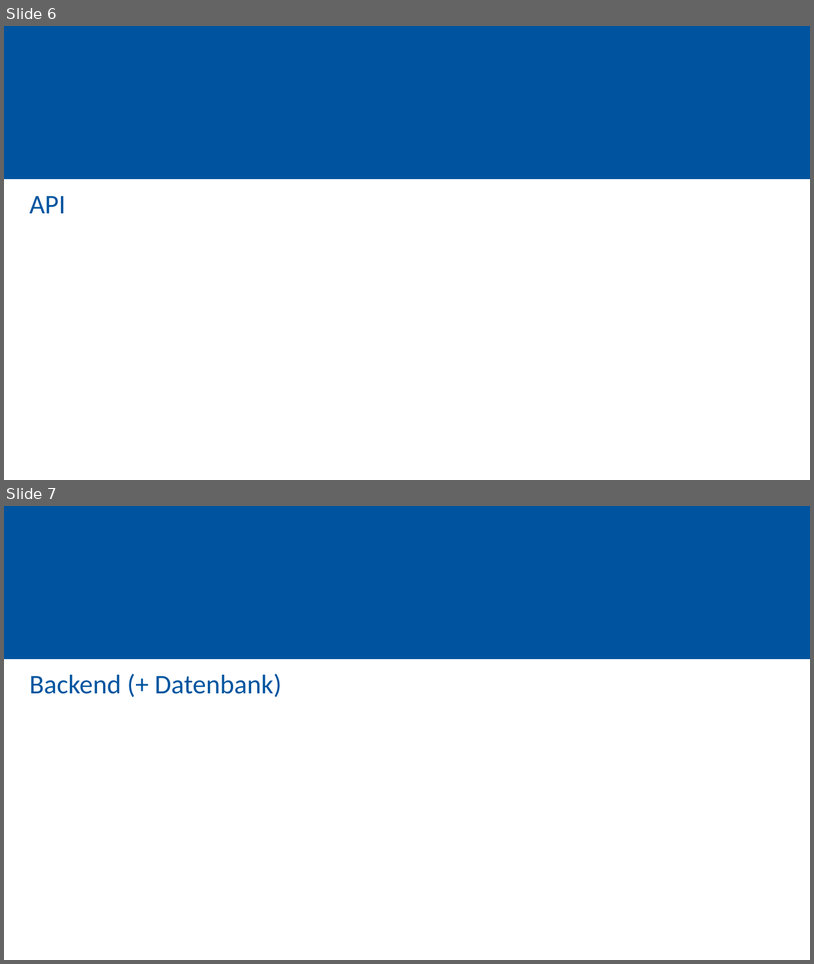
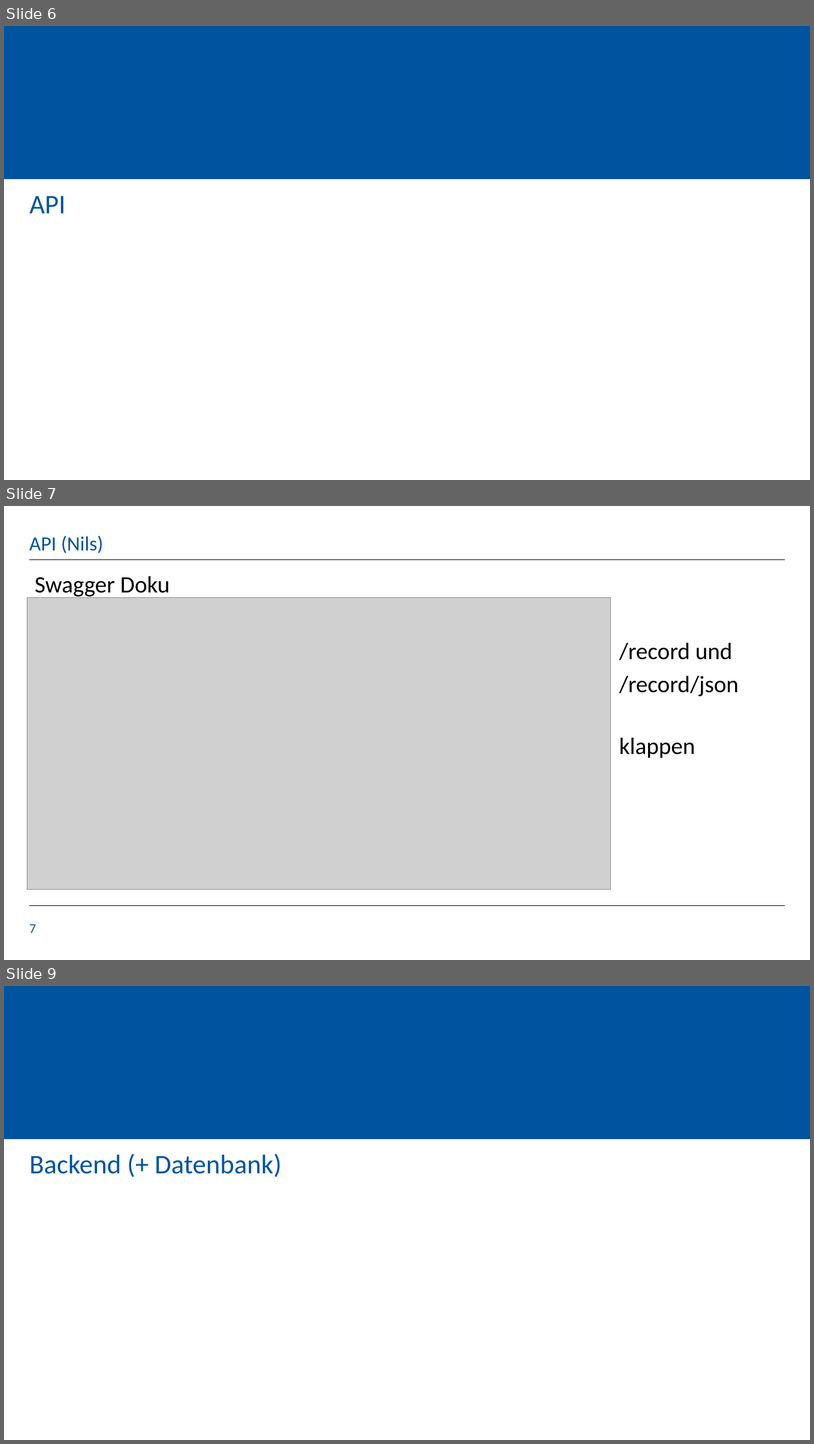
Before and after one commit to KaloyanT/gdis_test_suite, a slide deck: orga/Sprint_4_Presentation(Alpha).pptx. Shown one above the other, each under a label of ours: slides 6 and 7 before the commit, slides 6, 7 and 9 after it; the slides between them are not shown. The pictures are 814x964 and 814x1444 pixels, drawn with LibreOffice and Linux fonts; fonts in the diff are those of the drawing; grey boxes stand for pictures; background and template pictures are left out. Boxes give left, top, right and bottom in pixels: in the first picture for what was removed or moved away, otherwise in the second. Text is boxed around its words. In the diff, an @@ line names an element or a change of style, - is before the commit and + after.

```diff
--- a/orga/Sprint_4_Presentation(Alpha).pptx
+++ b/orga/Sprint_4_Presentation(Alpha).pptx
@@ slide 7 added at [4, 506, 810, 960], background #FFFFFF @@
@@ title added at [29, 535, 104, 553], 24 pt, text #00549F @@
+API (Nils)
@@ line added from (29, 560) to (785, 560), #000000 0.5 pt @@
@@ text added at [35, 576, 739, 758], 28 pt, text #000000 @@
+  Swagger Doku
+  /record und
+  /record/json
+  klappen
@@ picture added at [27, 597, 611, 889] @@
@@ line added from (29, 906) to (785, 906), #000000 0.5 pt @@
@@ page number added at [29, 924, 36, 933], 16 pt, text #00549F @@
+7
@@ what was slide 7 is now slide 9 @@
```
Also in this commit, not shown: 1 slide changed, 1 other slide added.
